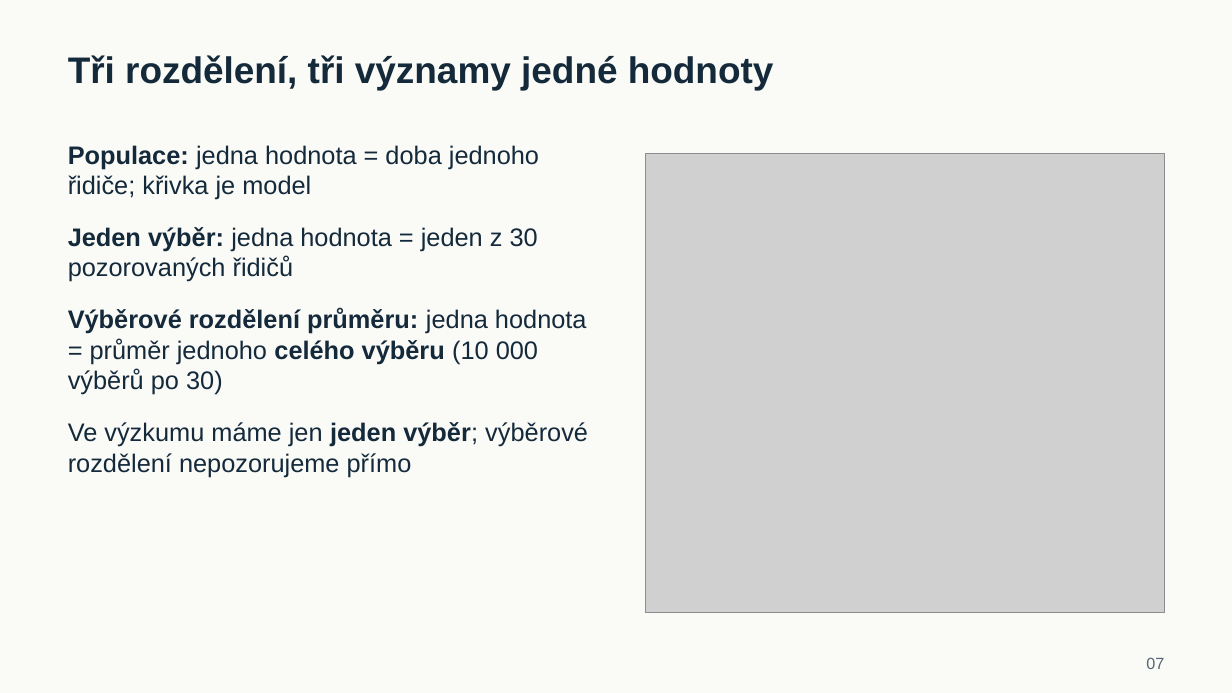
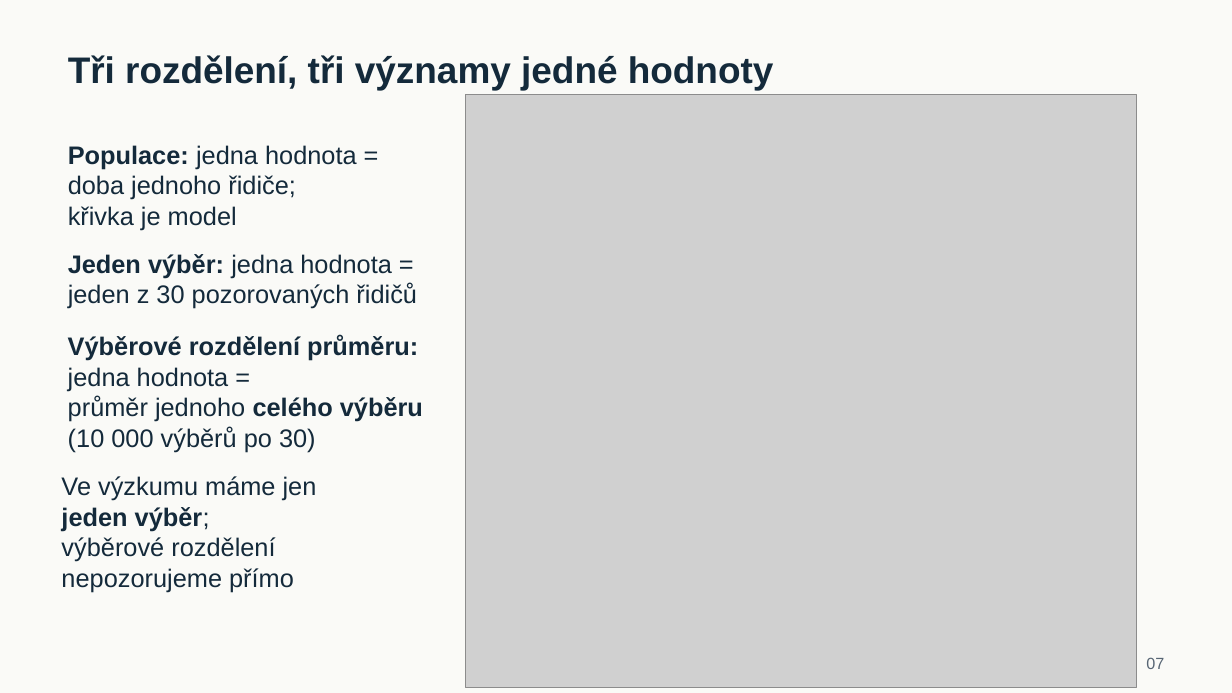
Before and after one commit to reckak/statistics-for-psychology, a slide deck: slide 7 of presentations/kapitola_06_vyberove_rozdeleni_a_testovani.pptx. Drawn at 1232x693 pixels with LibreOffice and Linux fonts; fonts in the diff are those of the drawing; grey boxes stand for pictures. Boxes give left, top, right and bottom in pixels: in the first picture for what was removed or moved away, otherwise in the second. Text is boxed around its words. In the diff, an @@ line names an element or a change of style, - is before the commit and + after.

```diff
--- a/presentations/kapitola_06_vyberove_rozdeleni_a_testovani.pptx
+++ b/presentations/kapitola_06_vyberove_rozdeleni_a_testovani.pptx
@@ picture: place and size @@
-picture at (645,154,1164,612)
+picture at (466,95,1137,687)
@@ text "Populace: jedna hodnota = doba ..." rewrapped from (68,145,539,200) to (68,145,357,230) @@
@@ text "Jeden výběr: jedna hodnota = ..." rewrapped from (68,227,538,282) to (68,254,417,309) @@
@@ text "Výběrové rozdělení průměru: jedna hodnota ..." rewrapped from (68,308,587,395) to (68,335,423,452) @@
@@ text "Ve výzkumu máme jen jeden ..." rewrapped from (68,422,588,478) to (61,476,317,592) @@
```
Also in this commit, not shown: 12 other slides changed, 5 other files.
